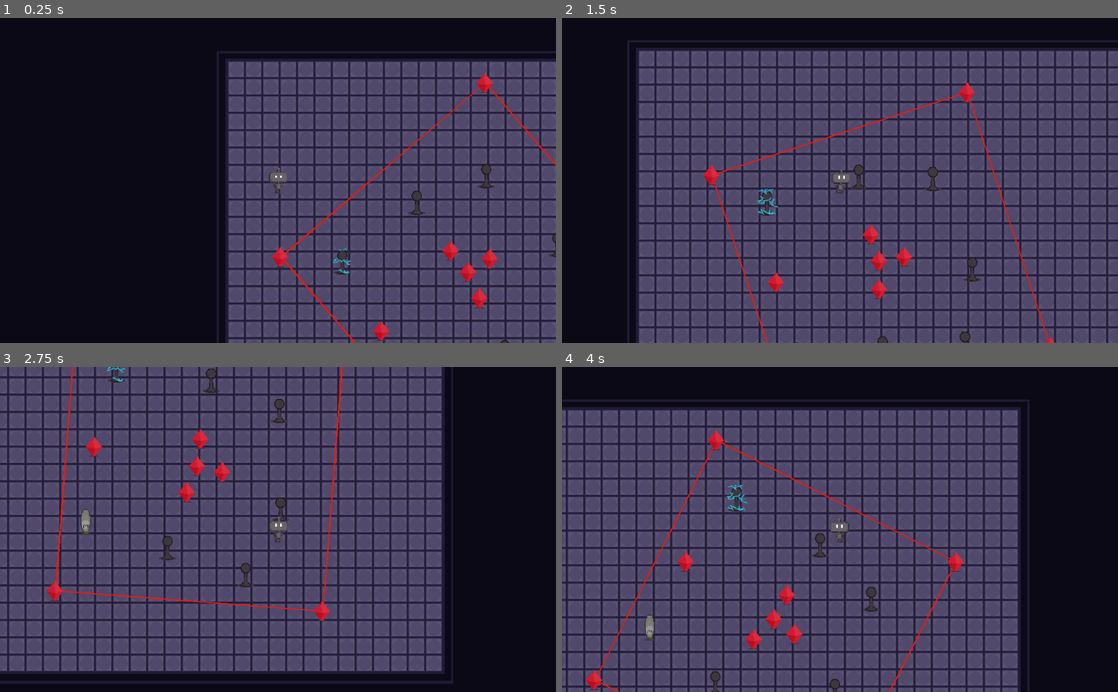
Above: before the commit, frames 1-4 (two rows, left to right).
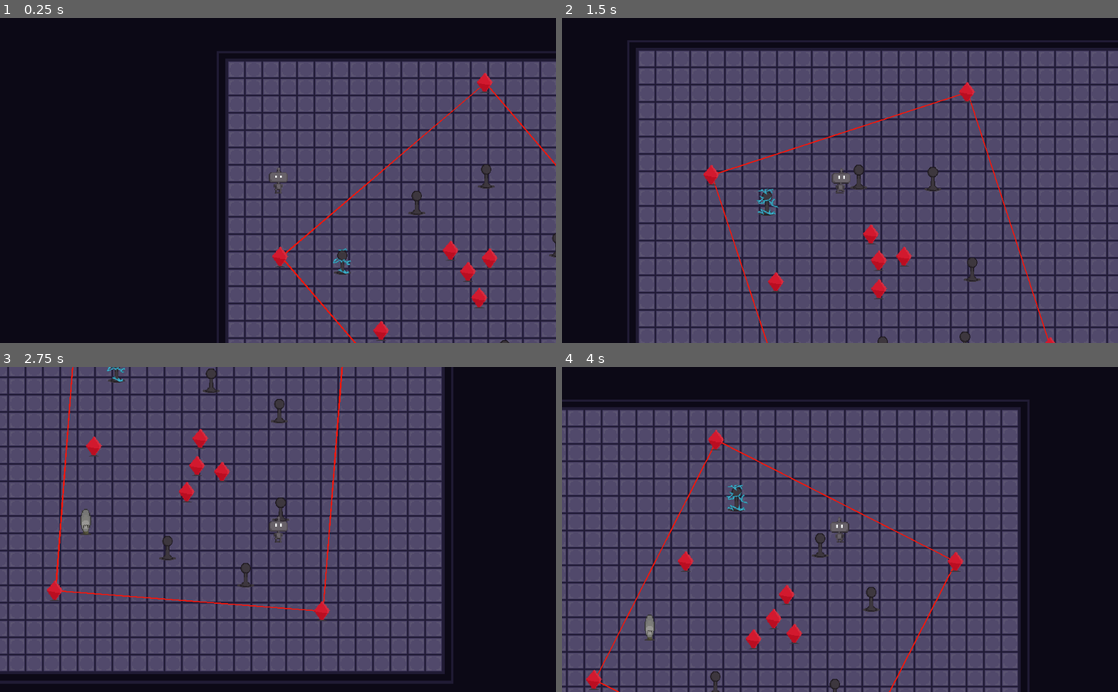
Above: after the commit, the same moments.

Repository: agusmao/connection
Game: Godot game, scene res://Levels/Level8.tscn
Same seed, same stepped clock (60 frames per second), same inputs: the game is played once before the commit and once after it. This scene is started directly instead of the project's main scene.
Inputs:
- Up to frame 1 (0.25 s): no input
- Up to frame 2 (1.5 s): hold Right (ui_right) 0.53-1.28 s; hold Down (ui_down) from 1.28 s (still down)
- Up to frame 3 (2.75 s): release Down (ui_down) at 2.03 s; hold Right (ui_right) from 2.03 s (still down)
- Up to frame 4 (4 s): release Right (ui_right) at 2.78 s; hold Up (ui_up) 2.78-3.53 s; hold Left (ui_left) from 3.53 s (still down)

The runs differ from the first frame. In frame 1, 0.1% of the frame differs, in the area x 48-90%, y 16-100%; in frame 2, 0.1%; in frame 3, 0.1%; in frame 4, 0.2%, in the area x 4-73%, y 19-100%.

Commit message:
fix level 9

Diff:
--- a/Items/Blocker.tscn
+++ b/Items/Blocker.tscn
@@ -7,62 +7,50 @@
 [sub_resource type="RectangleShape2D" id=1]
 
 [sub_resource type="AtlasTexture" id=2]
-flags = 4
 atlas = ExtResource( 1 )
 region = Rect2( 0, 0, 64, 64 )
 
 [sub_resource type="AtlasTexture" id=3]
-flags = 4
 atlas = ExtResource( 1 )
 region = Rect2( 64, 0, 64, 64 )
 
 [sub_resource type="AtlasTexture" id=4]
-flags = 4
 atlas = ExtResource( 1 )
 region = Rect2( 0, 64, 64, 64 )
 
 [sub_resource type="AtlasTexture" id=5]
-flags = 4
 atlas = ExtResource( 1 )
 region = Rect2( 64, 64, 64, 64 )
 
 [sub_resource type="AtlasTexture" id=6]
-flags = 4
 atlas = ExtResource( 1 )
 region = Rect2( 0, 128, 64, 64 )
 
 [sub_resource type="AtlasTexture" id=7]
-flags = 4
 atlas = ExtResource( 1 )
 region = Rect2( 64, 128, 64, 64 )
 
 [sub_resource type="AtlasTexture" id=8]
-flags = 4
 atlas = ExtResource( 3 )
 region = Rect2( 0, 0, 64, 64 )
 
 [sub_resource type="AtlasTexture" id=9]
-flags = 4
 atlas = ExtResource( 3 )
 region = Rect2( 64, 0, 64, 64 )
 
 [sub_resource type="AtlasTexture" id=10]
-flags = 4
 atlas = ExtResource( 3 )
 region = Rect2( 0, 64, 64, 64 )
 
 [sub_resource type="AtlasTexture" id=11]
-flags = 4
 atlas = ExtResource( 3 )
 region = Rect2( 64, 64, 64, 64 )
 
 [sub_resource type="AtlasTexture" id=12]
-flags = 4
 atlas = ExtResource( 3 )
 region = Rect2( 0, 128, 64, 64 )
 
 [sub_resource type="AtlasTexture" id=13]
-flags = 4
 atlas = ExtResource( 3 )
 region = Rect2( 64, 128, 64, 64 )
 
@@ -97,6 +85,7 @@
 scale = Vector2( 0.751741, 0.584166 )
 frames = SubResource( 14 )
 animation = "off"
+frame = 4
 playing = true
 [connection signal="timeout" from="Timer" to="." method="_on_Timer_timeout"]
 [connection signal="animation_finished" from="AnimatedSprite" to="." method="_on_AnimatedSprite_animation_finished"]
--- a/Levels/LevelTemplate.gd
+++ b/Levels/LevelTemplate.gd
@@ -70,8 +70,8 @@
 
 	if not obstacle:
 		for c in blockers_connected:
-			var b1pos = c[0].position
-			var b2pos = c[1].position
+			var b1pos = c[0].global_position
+			var b2pos = c[1].global_position
 
 			var res = Geometry.line_intersects_line_2d(b1pos, b2pos - b1pos, pos1, pos2 - pos1)
 			if res and isPosInLine(res, b1pos, b2pos) and isPosInLine(res, pos1, pos2):
